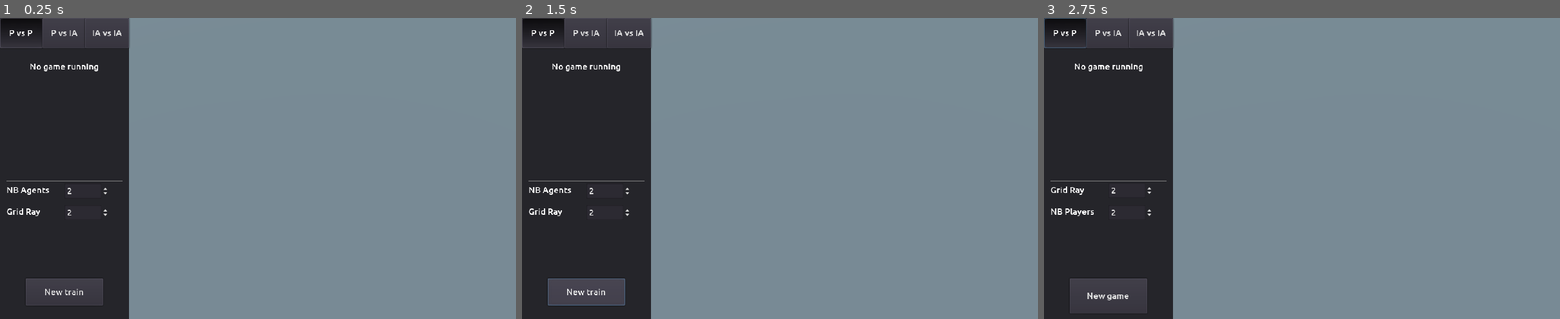
Above: before the commit, frames 1-3 (left to right).
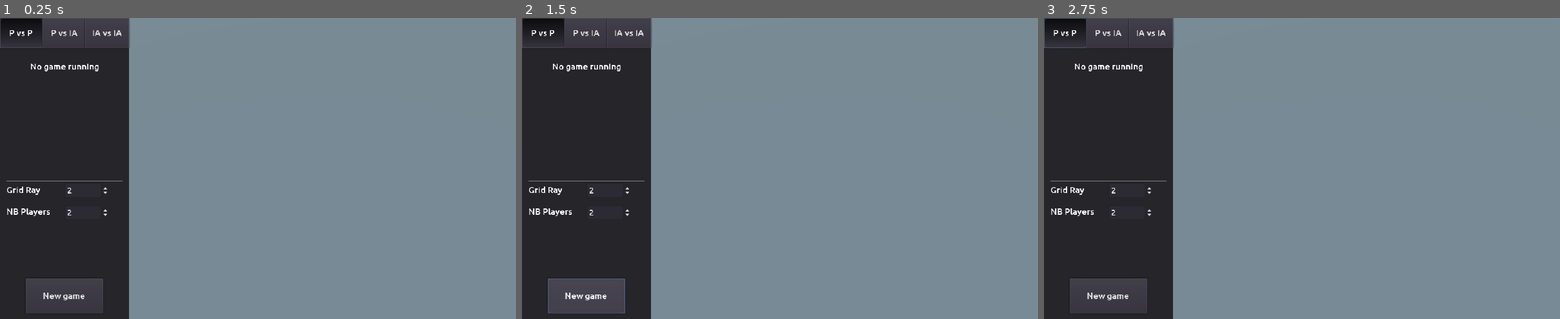
Above: after the commit, the same moments.

Repository: Naowak/Kothrak
Game: Godot game, scene res://Scenes/Main.tscn
Same seed, same stepped clock (60 frames per second), same inputs: the game is played once before the commit and once after it.
Inputs:
- Up to frame 1 (0.25 s): no input
- Up to frame 2 (1.5 s): click "New train" (after the commit: "New game") at 0.5 s; click "New train" (after the commit: "New game") at 1.25 s
- Up to frame 3 (2.75 s): click "P vs P" at 2 s

The runs differ from the first frame. In frame 1, 0.6% of the frame differs, in the area x 1-21%, y 15-99%; in frame 2, 1.0%; in frame 3, nothing differs.

Commit message:
Possibilité de choisir l'agent contre lequel joué : check

Diff:
--- a/gui/Scenes/Main.tscn
+++ b/gui/Scenes/Main.tscn
@@ -80,7 +80,6 @@
 text = "IA vs IA"
 
 [node name="Control_PvP" type="Control" parent="Panel"]
-visible = false
 anchor_top = 0.1
 anchor_right = 1.0
 anchor_bottom = 1.0
@@ -310,7 +309,7 @@
 "_edit_use_anchors_": false
 }
 
-[node name="OptionButton" type="OptionButton" parent="Panel/Control_PvIA"]
+[node name="OptionButtonAgent" type="OptionButton" parent="Panel/Control_PvIA"]
 anchor_left = 0.5
 anchor_top = 0.5
 anchor_right = 0.85
@@ -330,6 +329,7 @@
 }
 
 [node name="Control_IAvIA" type="Control" parent="Panel"]
+visible = false
 anchor_top = 0.1
 anchor_right = 1.0
 anchor_bottom = 1.0
--- a/gui/Scripts/HTTPRequest.gd
+++ b/gui/Scripts/HTTPRequest.gd
@@ -71,8 +71,9 @@
 
 
 # Request the server to make the next play
-func request_agent_play(gid):
+func request_agent_play(gid, agent_name):
 	var params = 'gid=' + str(gid)
+	params += '&agent_name=' + str(agent_name)
 	# warning-ignore:return_value_discarded
 	request('http://127.0.0.1:5000/agent_play?' + params)
 
@@ -90,7 +91,7 @@
 	var data = null
 	if len(msg) > 0:
 		data = JSON.parse(msg).result
-	else:
+	if data == null:
 		data = {}
 	data = _decode(data)
 	get_parent()._update(data)
--- a/gui/Scripts/Main.gd
+++ b/gui/Scripts/Main.gd
@@ -100,7 +100,8 @@
 
 	# If next player is IA, request server to play
 	if Utils.MODE == 'PvIA' and players_kind[player_id] == 'IA':
-		$HTTPRequest.request_watch(gid)
+		var agent_name = $Panel/Control_PvIA/OptionButtonAgent.text
+		$HTTPRequest.request_agent_play(gid, agent_name)
 
 
 # Game over, current player won.
--- a/gui/Scripts/Panel.gd
+++ b/gui/Scripts/Panel.gd
@@ -22,6 +22,6 @@
 
 func _update_agents_infos(names):
 	Utils.AGENTS_NAME = names
-	$Control_PvIA/OptionButton.clear()
+	$Control_PvIA/OptionButtonAgent.clear()
 	for name in names:
-		$Control_PvIA/OptionButton.add_item(name)
+		$Control_PvIA/OptionButtonAgent.add_item(name)
Not shown, changed: api/API.py
